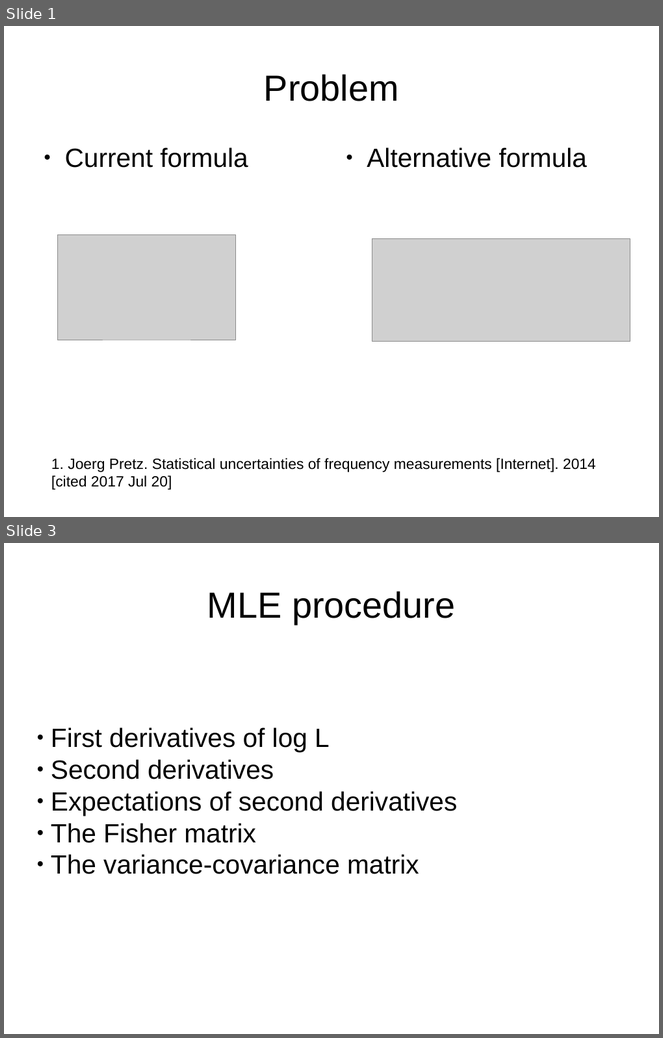
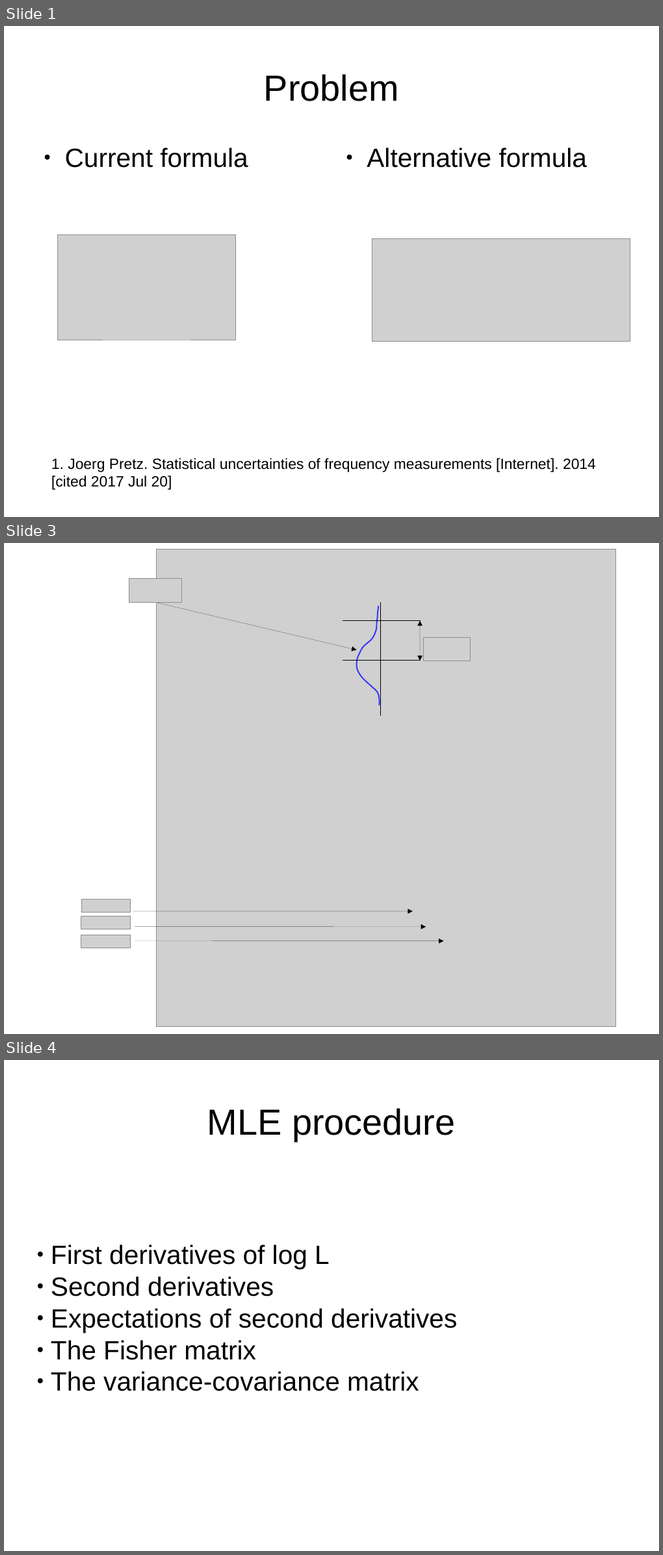
Before and after one commit to AlexAksentyev/EDM, a slide deck: Reports/Analysis meets/MLE.odp. Shown one above the other, each under a label of ours: slides 1 and 3 before the commit, slides 1, 3 and 4 after it; the slides between them are not shown. The pictures are 663x1038 and 663x1555 pixels, drawn with LibreOffice and Linux fonts; fonts in the diff are those of the drawing; grey boxes stand for pictures. Boxes give left, top, right and bottom in pixels: in the first picture for what was removed or moved away, otherwise in the second. Text is boxed around its words. In the diff, an @@ line names an element or a change of style, - is before the commit and + after.

Commit message:
added picture to MLE presentation, Thu

```diff
--- a/Reports/Analysis meets/MLE.odp
+++ b/Reports/Analysis meets/MLE.odp
@@ slide 3 added at [4,543,659,1034], background #FFFFFF @@
@@ picture added at [156,549,616,1027] @@
@@ picture added at [129,579,181,602] @@
@@ arrow added from (156, 602) to (356, 650), #000000 0 pt @@
@@ freeform shape added at [356,606,379,706], outline #3333FF 1.5 pt @@
@@ line added from (381, 602) to (381, 715), #000000 0 pt @@
@@ line added from (343, 621) to (420, 621), #000000 0 pt @@
@@ double arrow added from (420, 621) to (420, 661), #000000 0 pt @@
@@ picture added at [424,637,471,661] @@
@@ line added from (343, 661) to (420, 661), #000000 0 pt @@
@@ picture added at [81,900,131,912] @@
@@ arrow added from (133, 912) to (413, 912), #000000 0 pt @@
@@ picture added at [81,917,131,930] @@
@@ arrow added from (135, 927) to (426, 927), #000000 0 pt @@
@@ picture added at [81,936,131,948] @@
@@ arrow added from (135, 941) to (444, 941), #000000 0 pt @@
@@ what was slide 3 is now slide 4 @@
```
Also in this commit, not shown: 1 slide changed, 15 other files.
